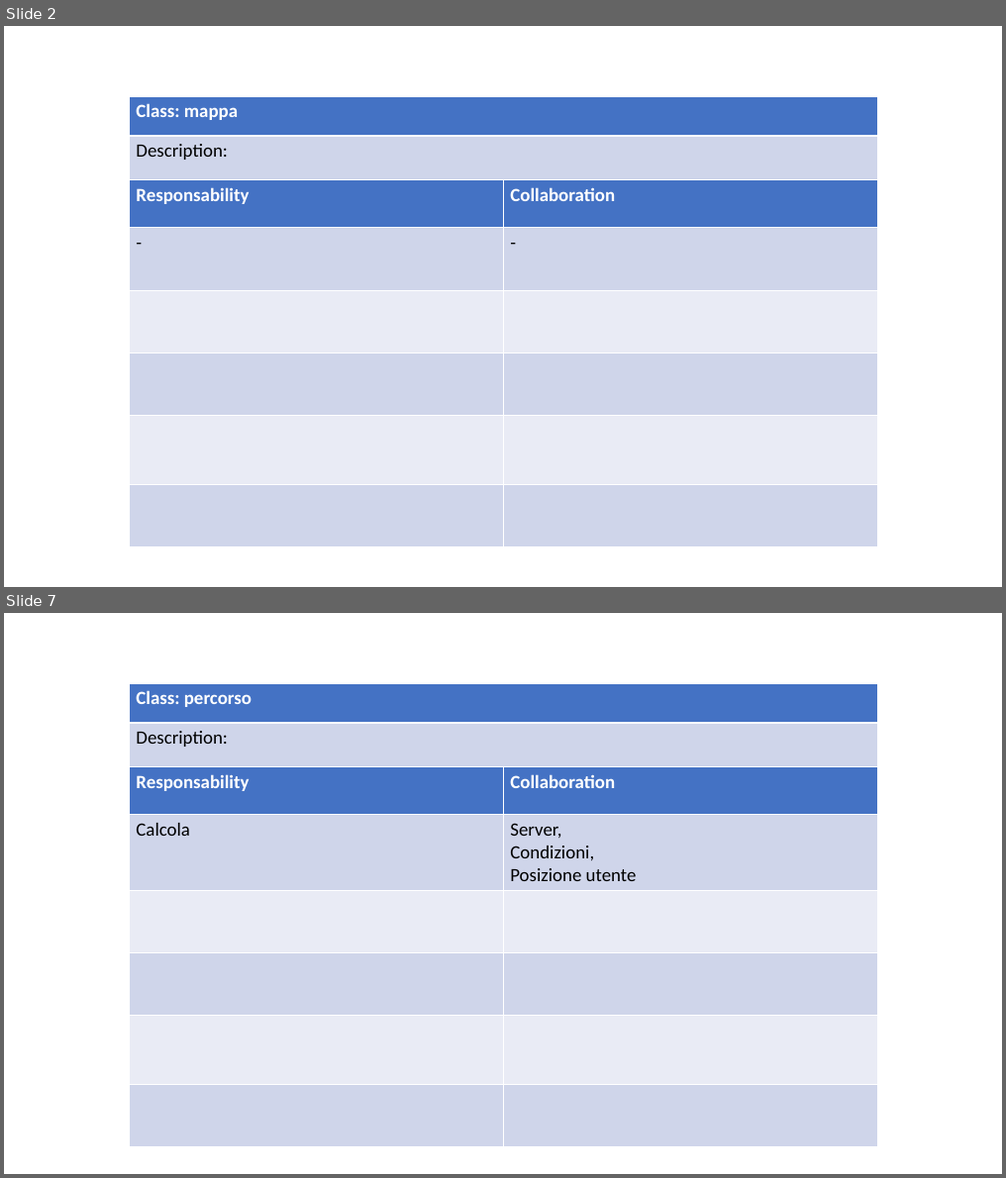
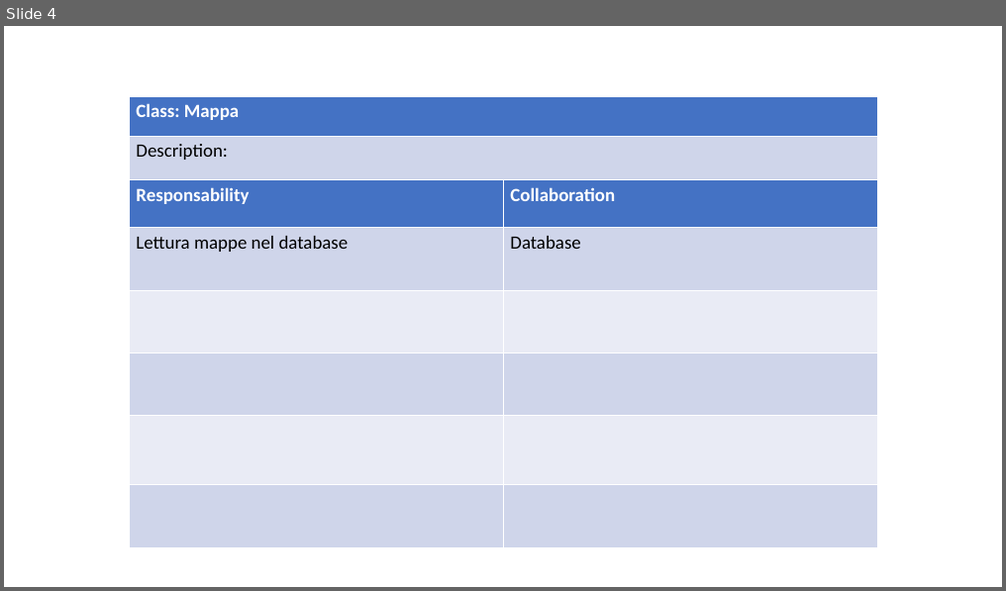
Before and after one commit to ecorradini/ProgettoIDS, a slide deck: AnalisiRequisiti/CRC/UT3/UT3.ppt. Shown one above the other, each under a label of ours: slides 2 and 7 before the commit, slide 4 after it; the slides between them are not shown. The pictures are 1006x1178 and 1006x591 pixels, drawn with LibreOffice and Linux fonts; fonts in the diff are those of the drawing. Boxes give left, top, right and bottom in pixels: in the first picture for what was removed or moved away, otherwise in the second. Text is boxed around its words. In the diff, an @@ line names an element or a change of style, - is before the commit and + after.

```diff
--- a/AnalisiRequisiti/CRC/UT3/UT3.ppt
+++ b/AnalisiRequisiti/CRC/UT3/UT3.ppt
@@ slide 7 removed at <box>4,613,1002,1174</box>, background #FFFFFF @@
@@ table removed at <box>129,683,877,766</box>, 2 rows, 1 columns @@
-Class: percorso
-Description:
@@ table removed at <box>129,766,877,1147</box>, 6 rows, 2 columns @@
-Responsability | Collaboration
-Calcola | Server, / Condizioni, / Posizione utente
- | 
- | 
- | 
- | 
@@ what was slide 2 is now slide 4 @@
@@ slide 4 changed as well @@
@@ table at <box>129,96,877,180</box> @@
-row 1, column 1: Class: mappa
+row 1, column 1: Class: Mappa
@@ line spacing 1 to 0.98 @@
@@ borders changed @@
@@ table at <box>129,179,877,547</box> @@
-row 2, column 1: -
+row 2, column 1: Lettura mappe nel database
-row 2, column 2: -
+row 2, column 2: Database
@@ line spacing 1 to 0.98 @@
@@ borders changed @@
```
Also in this commit, not shown: 3 other slides changed, 6 slides added, 2 other slides removed.
